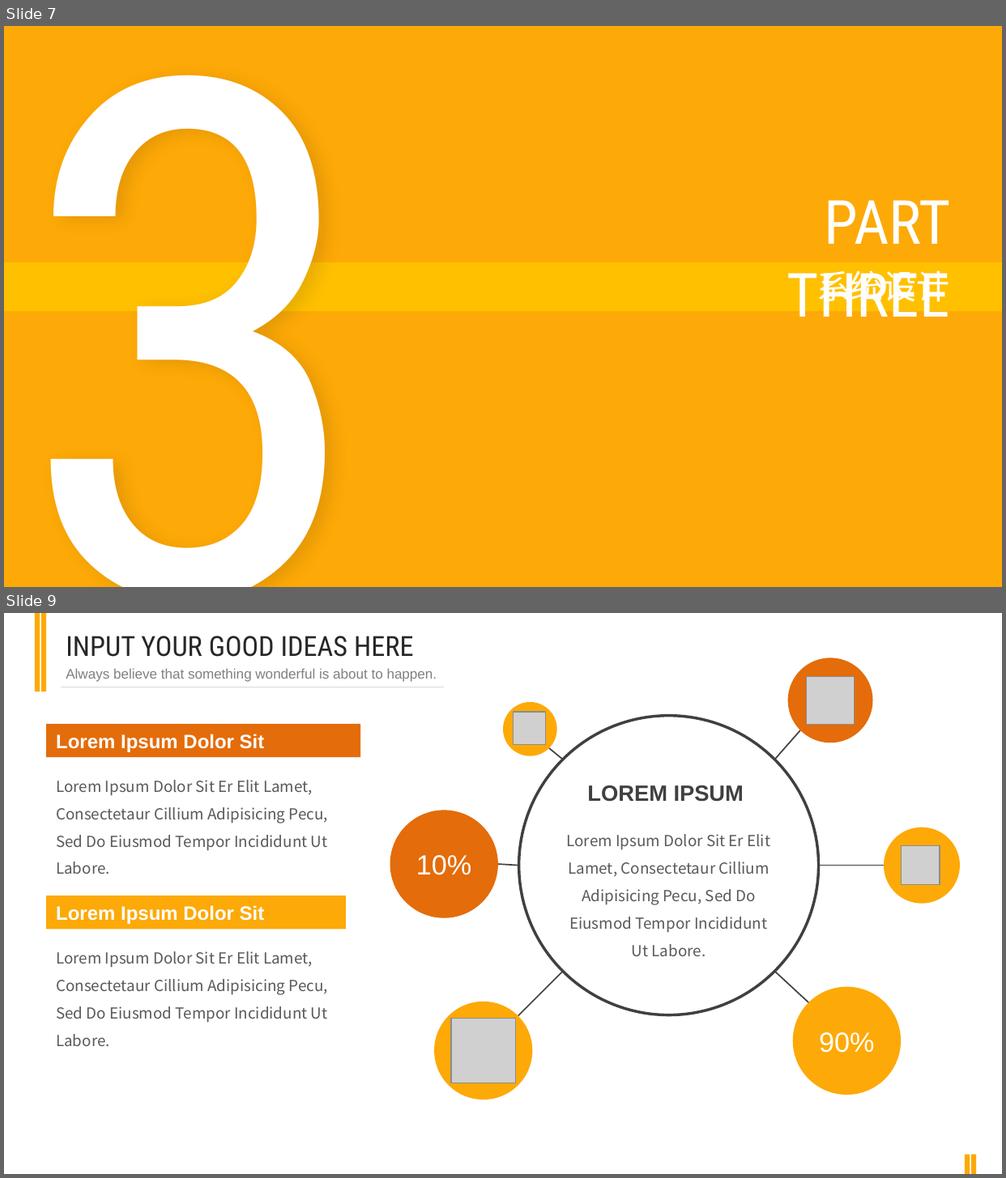
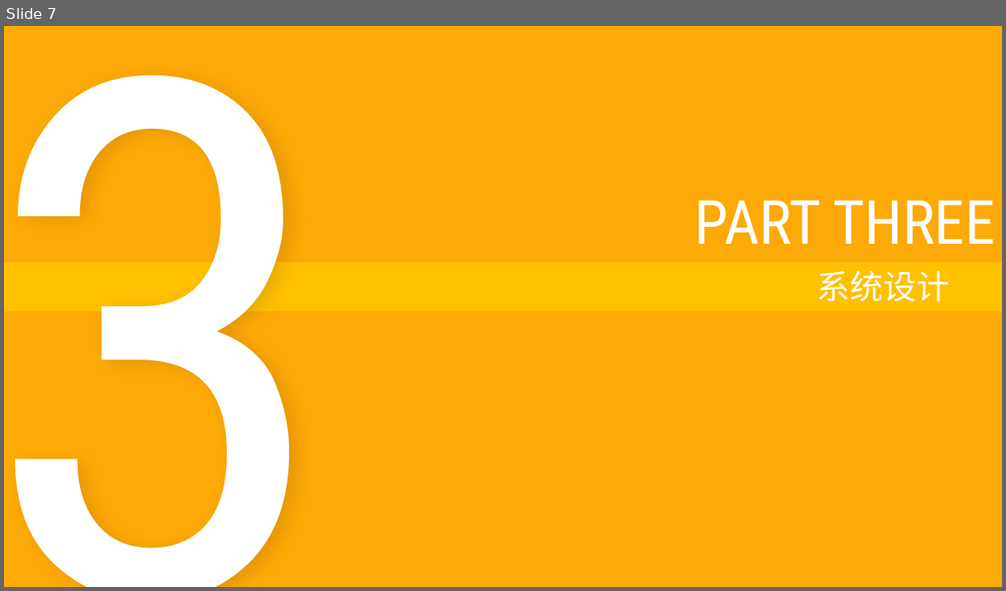
Before and after one commit to Novemser/calabashbrothersfight, a slide deck: presentation.pptx. Shown one above the other, each under a label of ours: slides 7 and 9 before the commit, slide 7 after it; the slides between them are not shown. The pictures are 1006x1178 and 1006x591 pixels, drawn with LibreOffice and Linux fonts; fonts in the diff are those of the drawing; grey boxes stand for pictures. Boxes give left, top, right and bottom in pixels: in the first picture for what was removed or moved away, otherwise in the second. Text is boxed around its words. In the diff, an @@ line names an element or a change of style, - is before the commit and + after.

```diff
--- a/presentation.pptx
+++ b/presentation.pptx
@@ slide 9 removed at (x1=4, y1=613, x2=1002, y2=1174), background #FFFFFF @@
@@ rectangle removed at (x1=35, y1=613, x2=40, y2=692) @@
@@ rectangle removed at (x1=41, y1=613, x2=46, y2=692) @@
@@ text removed at (x1=66, y1=636, x2=413, y2=657) @@
-INPUT YOUR GOOD IDEAS HERE
@@ ellipse removed at (x1=787, y1=658, x2=872, y2=743) @@
@@ text removed at (x1=66, y1=668, x2=437, y2=682) @@
-Always believe that something wonderful is about to happen.
@@ picture removed at (x1=807, y1=677, x2=854, y2=725) @@
@@ line removed from (61, 688) to (444, 688) @@
@@ ellipse removed at (x1=503, y1=702, x2=557, y2=756) @@
@@ rectangle removed at (x1=46, y1=724, x2=360, y2=758) @@
-Lorem Ipsum Dolor Sit
@@ picture removed at (x1=513, y1=712, x2=546, y2=745) @@
@@ ellipse removed at (x1=519, y1=716, x2=818, y2=1015) @@
@@ line removed from (774, 760) to (800, 730) @@
@@ line removed from (563, 760) to (549, 749) @@
@@ text removed at (x1=56, y1=780, x2=328, y2=874) @@
-Lorem Ipsum Dolor Sit Er Elit Lamet, Consectetaur Cillium Adipisicing Pecu, Sed Do Eiusmod Tempor Incididunt Ut Labore.
@@ text removed at (x1=587, y1=786, x2=744, y2=802) @@
-LOREM IPSUM
@@ ellipse removed at (x1=390, y1=811, x2=498, y2=918) @@
-10%
@@ ellipse removed at (x1=883, y1=828, x2=959, y2=904) @@
@@ text removed at (x1=567, y1=834, x2=771, y2=956) @@
-Lorem Ipsum Dolor Sit Er Elit Lamet, Consectetaur Cillium Adipisicing Pecu, Sed Do Eiusmod Tempor Incididunt Ut Labore.
@@ picture removed at (x1=901, y1=846, x2=940, y2=885) @@
@@ line removed from (519, 866) to (498, 864) @@
@@ line removed from (818, 866) to (883, 866) @@
@@ rectangle removed at (x1=46, y1=896, x2=345, y2=930) @@
-Lorem Ipsum Dolor Sit
@@ text removed at (x1=56, y1=952, x2=328, y2=1046) @@
-Lorem Ipsum Dolor Sit Er Elit Lamet, Consectetaur Cillium Adipisicing Pecu, Sed Do Eiusmod Tempor Incididunt Ut Labore.
@@ line removed from (563, 971) to (518, 1016) @@
@@ line removed from (774, 971) to (808, 1003) @@
@@ ellipse removed at (x1=792, y1=987, x2=900, y2=1095) @@
-90%
@@ ellipse removed at (x1=434, y1=1002, x2=532, y2=1100) @@
@@ picture removed at (x1=451, y1=1019, x2=515, y2=1083) @@
@@ rectangle removed at (x1=965, y1=1155, x2=970, y2=1174) @@
@@ rectangle removed at (x1=971, y1=1155, x2=976, y2=1174) @@
@@ slide 7 changed as well @@
@@ text "3" rewrapped from (x1=7, y1=26, x2=413, y2=587) to (x1=4, y1=26, x2=449, y2=587) @@
@@ text "PART THREE" rewrapped from (x1=787, y1=200, x2=951, y2=317) to (x1=695, y1=200, x2=995, y2=244) @@
@@ text "系统设计" rewrapped from (x1=816, y1=271, x2=949, y2=308) to (x1=816, y1=271, x2=949, y2=302) @@
```
Also in this commit, not shown: 8 other slides changed, 2 slides added, 3 other slides removed, 1 other file.
